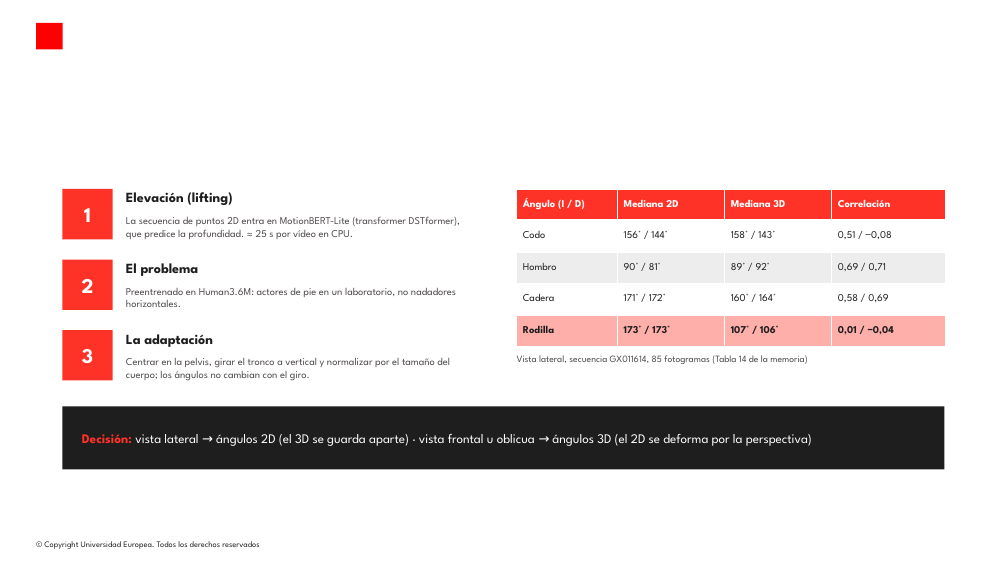
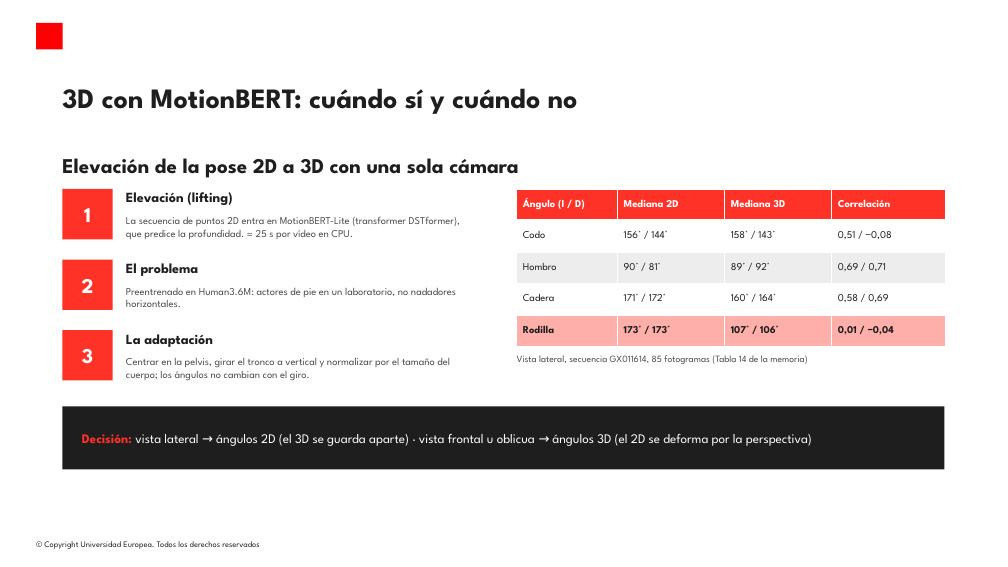
Before and after one commit to modeliana1-rgb/Strokelab, a slide deck: slide 7 of presentacion/StrokeLab_apoyo_preguntas.pptx. Drawn at 1008x567 pixels with LibreOffice and Linux fonts; fonts in the diff are those of the drawing; background and template pictures are left out. Boxes give left, top, right and bottom in pixels: in the first picture for what was removed or moved away, otherwise in the second. Text is boxed around its words. In the diff, an @@ line names an element or a change of style, - is before the commit and + after.

```diff
--- a/presentacion/StrokeLab_apoyo_preguntas.pptx
+++ b/presentacion/StrokeLab_apoyo_preguntas.pptx
@@ title added at [62, 88, 578, 114], 32 pt, text #1E1E1E, bold @@
+3D con MotionBERT: cuándo sí y cuándo no
@@ text added at [62, 158, 518, 178], 24 pt, text #1E1E1E, bold @@
+Elevación de la pose 2D a 3D con una sola cámara
```
Also in this commit, not shown: 11 other slides changed, 1 slide added, 1 slide removed, 3 other files.
